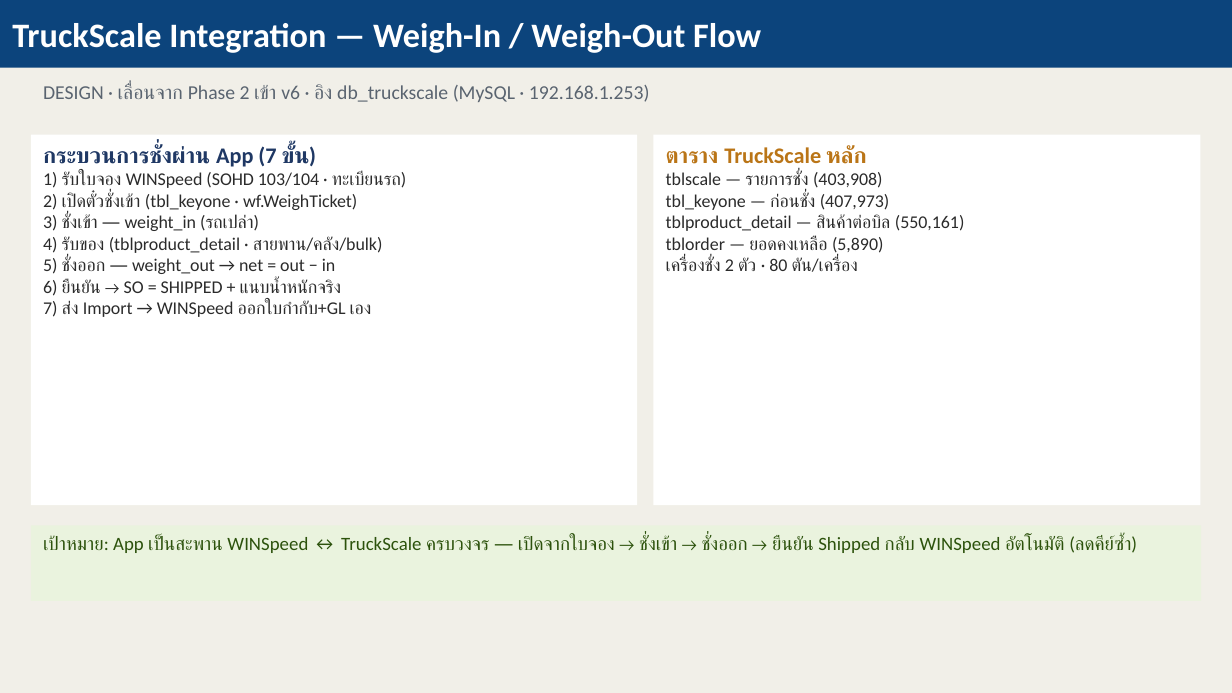
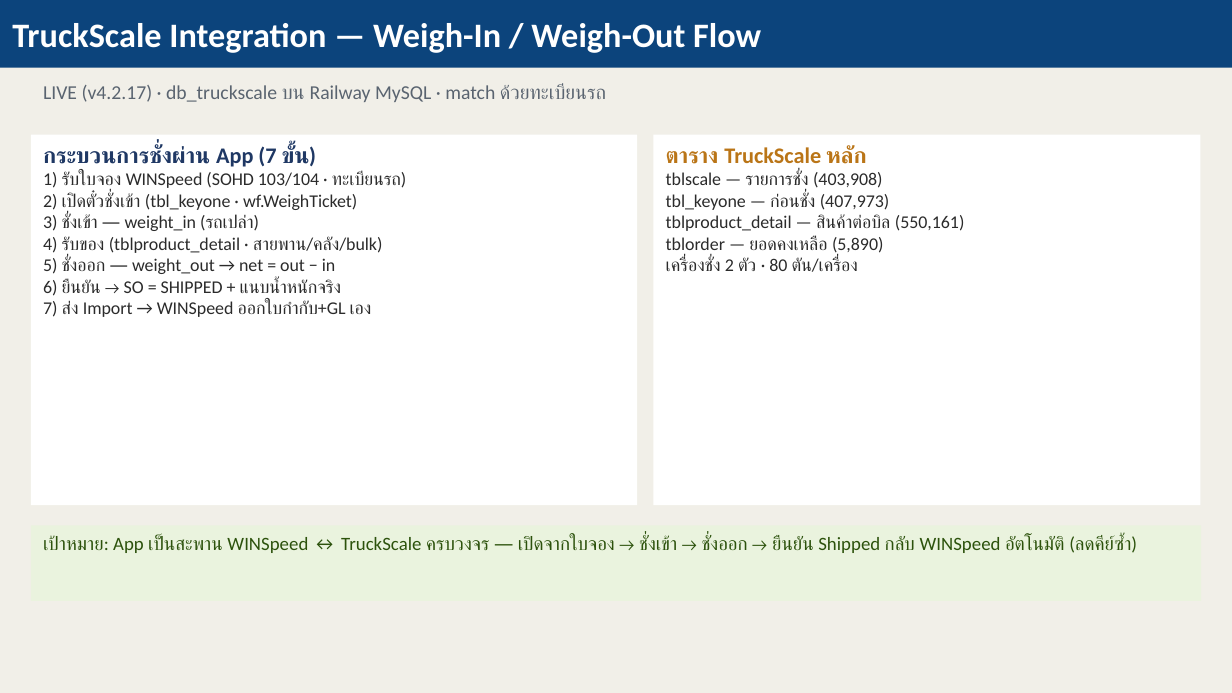
Before and after one commit to thirayume/winspeed-connect, a slide deck: slide 16 of refs/WorldFert_Presentation_v6.pptx. Drawn at 1232x693 pixels with LibreOffice and Linux fonts; fonts in the diff are those of the drawing. Boxes give left, top, right and bottom in pixels: in the first picture for what was removed or moved away, otherwise in the second. Text is boxed around its words. In the diff, an @@ line names an element or a change of style, - is before the commit and + after.

```diff
--- a/refs/WorldFert_Presentation_v6.pptx
+++ b/refs/WorldFert_Presentation_v6.pptx
@@ text at <box>43,84,606,102</box>: text changed @@
-DESIGN · เลื่อนจาก Phase 2 เข้า v6 · อิง db_truckscale (MySQL · 192.168.1.253)
+LIVE (v4.2.17) · db_truckscale บน Railway MySQL · match ด้วยทะเบียนรถ
```
Also in this commit, not shown: 7 other slides changed, 2 other files.
